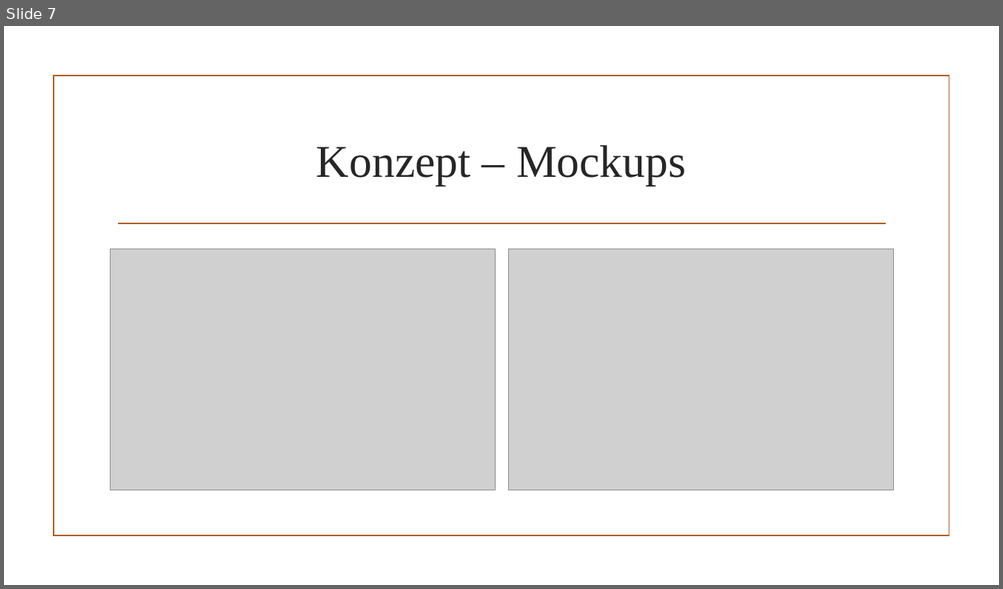
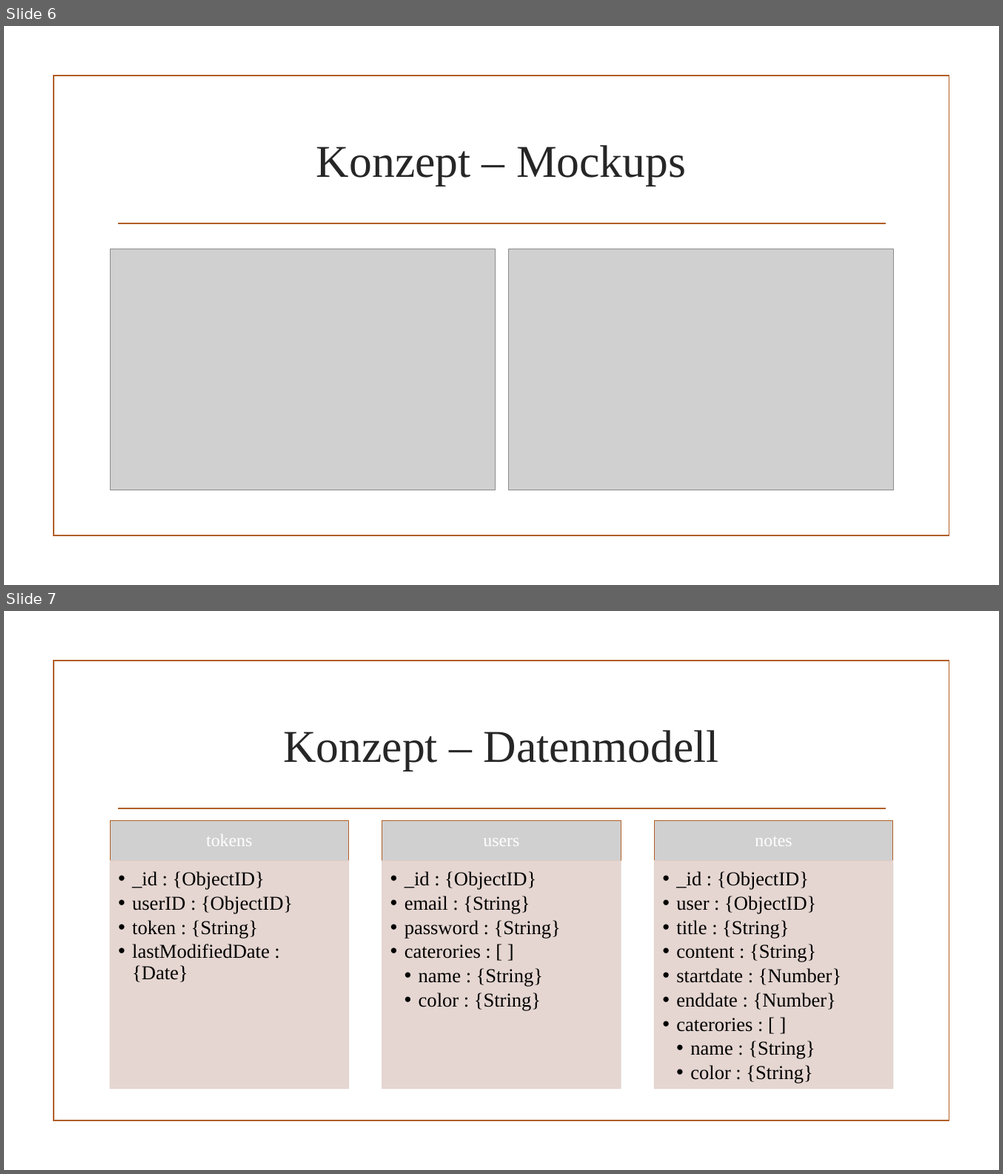
Before and after one commit to dertieran/MEAN-Notes, a slide deck: doc/Präsentation/MEAN Notes.pptx. Shown one above the other, each under a label of ours: slide 7 before the commit, slides 6 and 7 after it. The pictures are 1003x589 and 1003x1174 pixels, drawn with LibreOffice and Linux fonts; fonts in the diff are those of the drawing; grey boxes stand for pictures; background and template pictures are left out. Boxes give left, top, right and bottom in pixels: in the first picture for what was removed or moved away, otherwise in the second. Text is boxed around its words. In the diff, an @@ line names an element or a change of style, - is before the commit and + after.

```diff
--- a/doc/Präsentation/MEAN Notes.pptx
+++ b/doc/Präsentation/MEAN Notes.pptx
@@ slide 7 added at [4,611,999,1170], background picture (left out); not listed: 2 template elements that a slide beside it also shows @@
@@ title added at [283,730,719,771], 44 pt, text #262626 @@
+Konzept – Datenmodell
@@ group added at [110,820,893,1089]: 6 texts, 3 pictures, 3 rectangles @@
+tokens
+  •• _id : {ObjectID}
+  •• userID : {ObjectID}
+  •• token : {String}
+  •• lastModifiedDate : {Date}
+users
+  •• _id : {ObjectID}
+  •• email : {String}
+  •• password : {String}
+  •• caterories : [ ]
+    •• name : {String}
+    •• color : {String}
+notes
+  •• _id : {ObjectID}
+  •• user : {ObjectID}
+  •• title : {String}
+  •• content : {String}
+  •• startdate : {Number}
+  •• enddate : {Number}
+  •• caterories : [ ]
+    •• name : {String}
+    •• color : {String}
@@ what was slide 7 is now slide 6 @@
```
Also in this commit, not shown: 2 slides changed, 1 other slide added, 3 slides removed, 1 other file.
